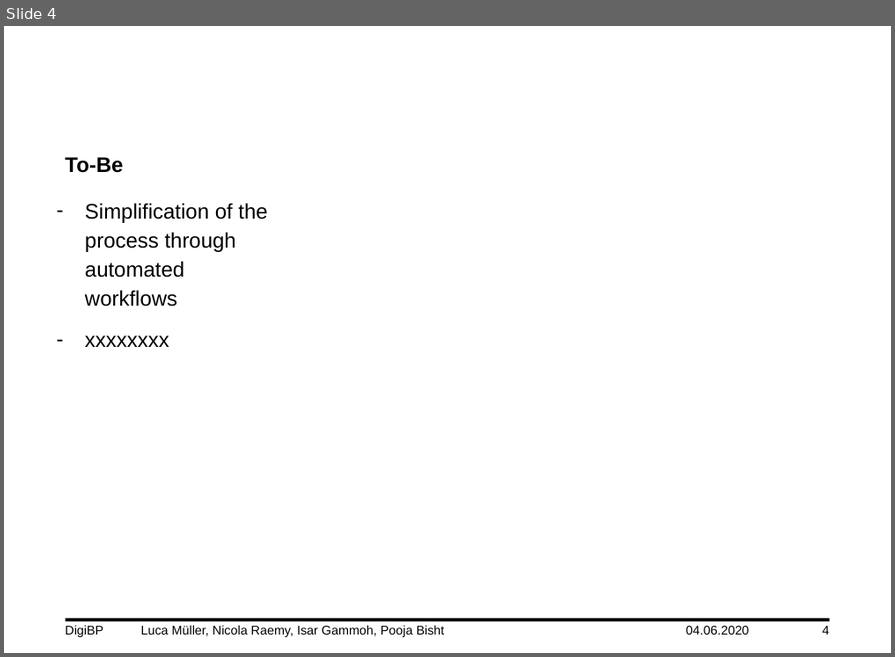
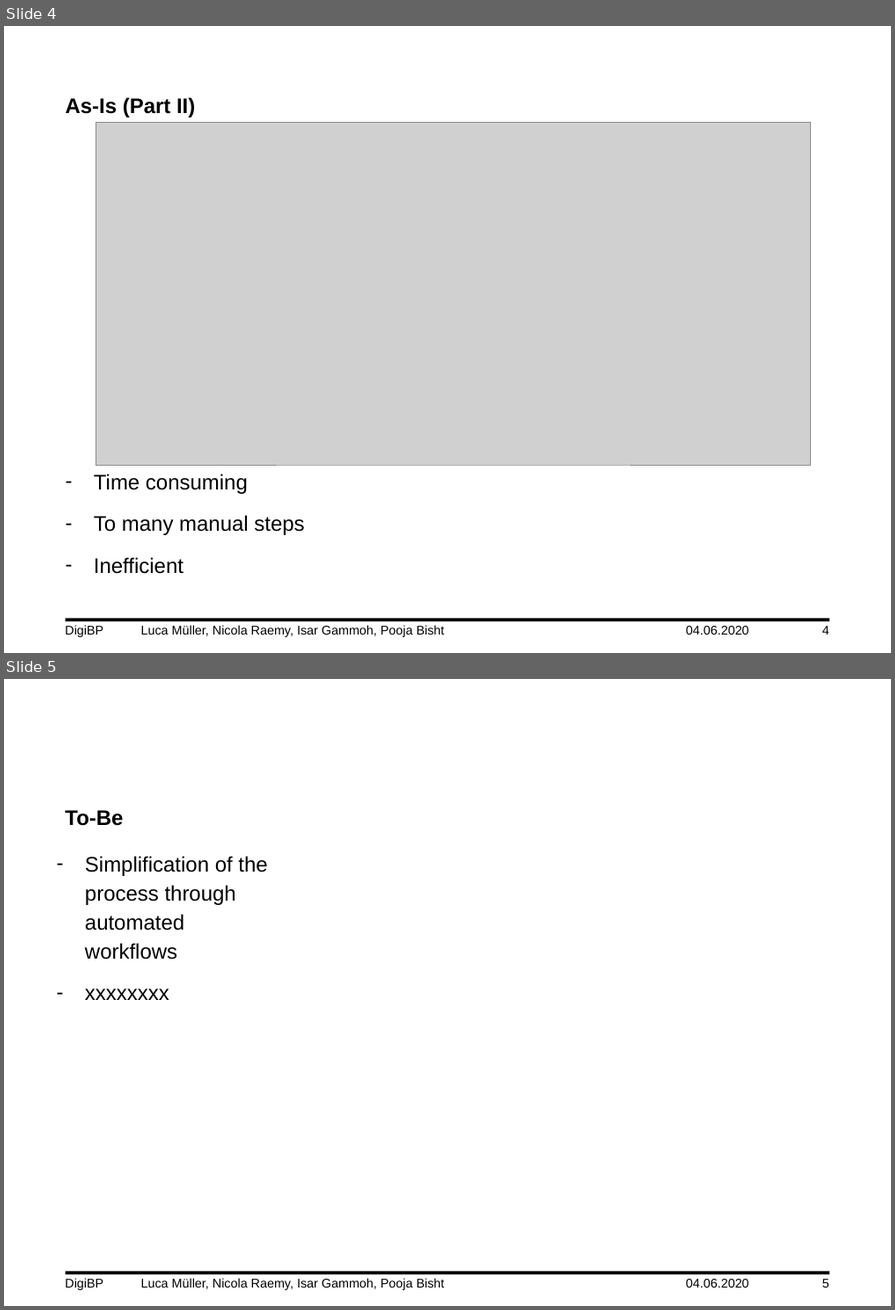
Before and after one commit to DigiBP/DigiBP_DanishBlue, a slide deck: Presentation/DigiBP_DanishBlue_Presentation_V0.3.pptx. Shown one above the other, each under a label of ours: slide 4 before the commit, slides 4 and 5 after it. The pictures are 895x657 and 895x1310 pixels, drawn with LibreOffice and Linux fonts; fonts in the diff are those of the drawing; grey boxes stand for pictures; background and template pictures are left out. Boxes give left, top, right and bottom in pixels: in the first picture for what was removed or moved away, otherwise in the second. Text is boxed around its words. In the diff, an @@ line names an element or a change of style, - is before the commit and + after.

```diff
--- a/Presentation/DigiBP_DanishBlue_Presentation_V0.3.pptx
+++ b/Presentation/DigiBP_DanishBlue_Presentation_V0.3.pptx
@@ slide 4 added at box(4, 26, 891, 653), background #FFFFFF; not listed: 1 template element that a slide beside it also shows @@
@@ text added at box(66, 97, 195, 118), 20 pt, text #000000, bold @@
+As-Is (Part II)
@@ picture added at box(96, 123, 811, 465) @@
@@ text added at box(94, 474, 304, 574), 20 pt, text #000000 @@
+– Time consuming
+– To many manual steps
+– Inefficient
@@ text added at box(65, 625, 445, 638), 12 pt, text #000000 @@
+DigiBP Luca Müller, Nicola Raemy, Isar Gammoh, Pooja Bisht
@@ text added at box(686, 626, 749, 635), 12 pt, text #000000 @@
+04.06.2020
@@ page number added at box(822, 626, 829, 635), 12 pt, text #000000 @@
+4
@@ what was slide 4 is now slide 5 @@
@@ page number at box(822, 1279, 829, 1288): text changed @@
-4
+5
```
Also in this commit, not shown: 2 slides changed.
